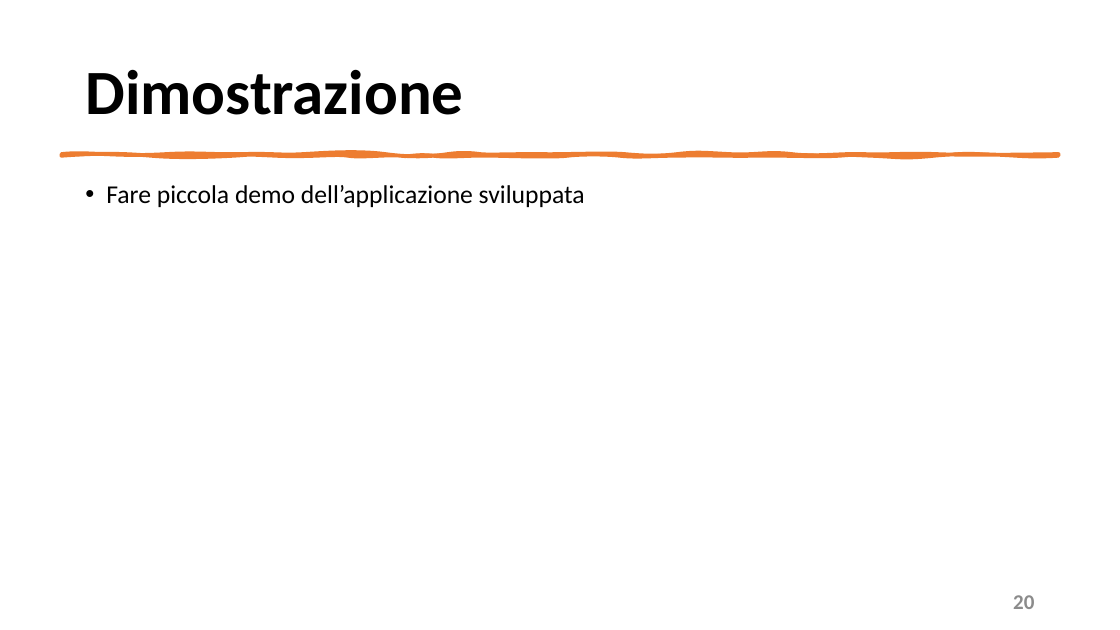
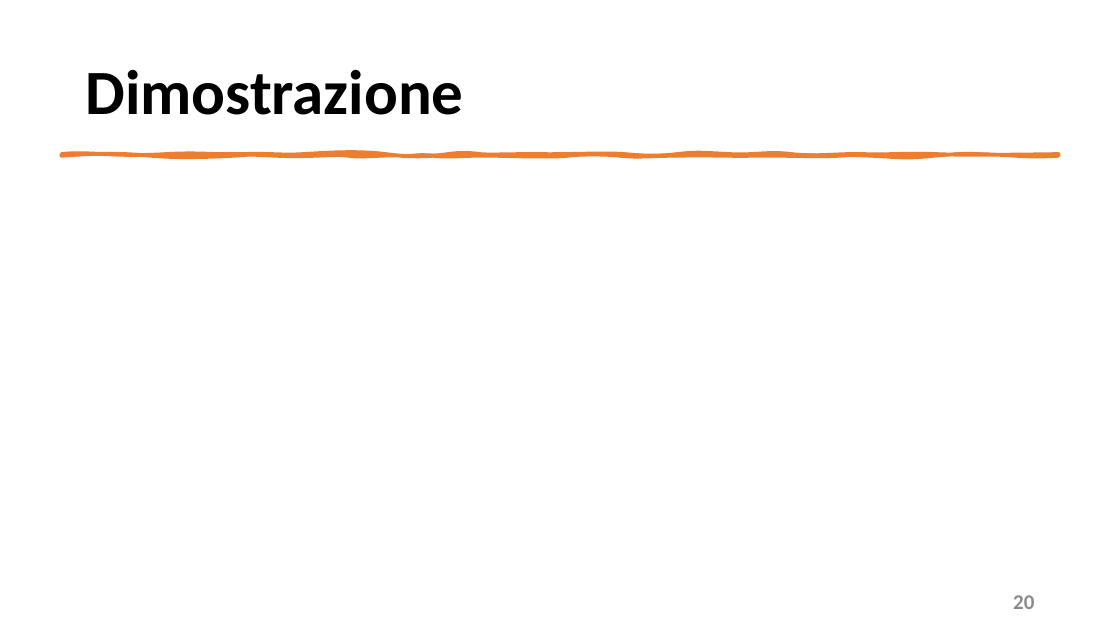
Before and after one commit to mangilimatteo/Progetto_Ingegneria_Software_Cattaneo_Mangili_Saini, a slide deck: slide 20 of Presentazione/Presentazione_Progetto.pptx. Drawn at 1120x630 pixels with LibreOffice and Linux fonts; fonts in the diff are those of the drawing. Boxes give left, top, right and bottom in pixels: in the first picture for what was removed or moved away, otherwise in the second. Text is boxed around its words. In the diff, an @@ line names an element or a change of style, - is before the commit and + after.

```diff
--- a/Presentazione/Presentazione_Progetto.pptx
+++ b/Presentazione/Presentazione_Progetto.pptx
@@ text removed at (106, 185, 585, 207) @@
-• Fare piccola demo dell’applicazione sviluppata
```
Also in this commit, not shown: 1 other slide changed.
